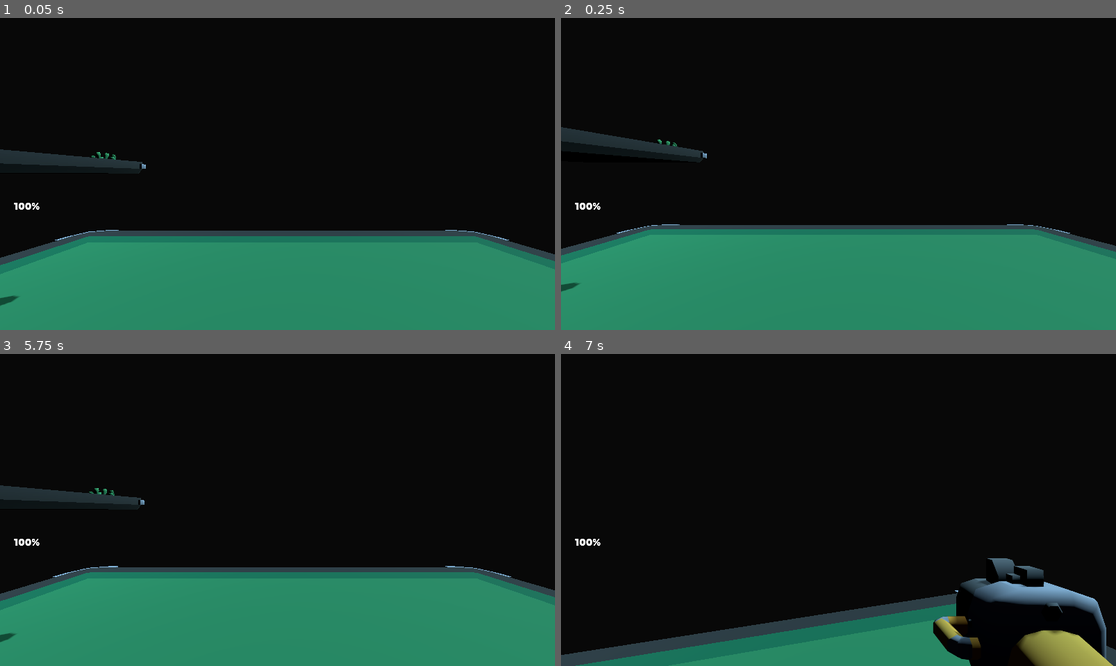
Above: before the commit, frames 1-4 (two rows, left to right).
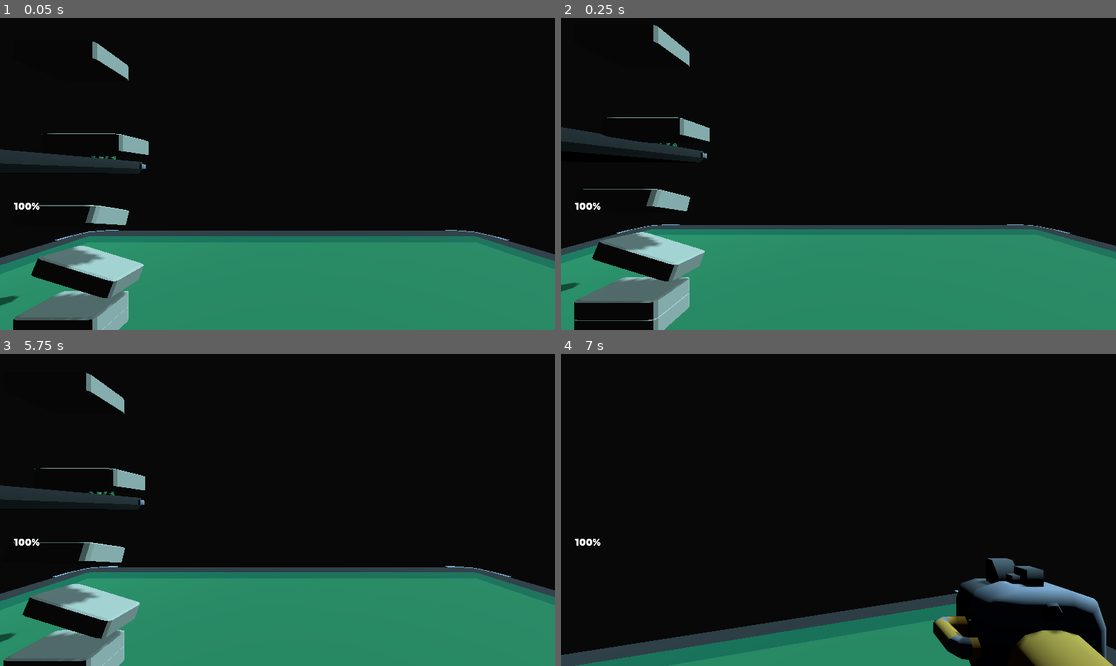
Above: after the commit, the same moments.

Repository: g-lippe/Kuiper-Miner
Game: Godot game, scene res://scenes/test_level.tscn
Same seed, same stepped clock (60 frames per second), same inputs: the game is played once before the commit and once after it.
Inputs (mouse positions are in pixels of both pictures, inside the frame that each line leads up to):
- Up to frame 1 (0.05 s): no input
- Up to frame 2 (0.25 s): no input
- Up to frame 3 (5.75 s): move the mouse to (305, 510) at 0.52 s; hold W (move_forward) from 0.53 s (still down); click (305, 510) at 0.6 s; tap Space (jump) at 0.77, 1.52, 3.02, 3.77, 4.25, 4.52 s; move the mouse to (249, 510) at 1.27 s; tap E (weapon_toggle) at 1.35, 2.85, 4.35 s; move the mouse to (288, 503) at 2.02 s; click (288, 503) at 2.1 s; move the mouse to (271, 516) at 2.77 s; tap Enter at 3.5 s; move the mouse to (316, 513) at 3.52 s; click (316, 513) at 3.6 s; move the mouse to (233, 506) at 4.27 s; move the mouse to (283, 510) at 5.02 s; click (283, 510) at 5.1 s
- Up to frame 4 (7 s): move the mouse to (816, 503) at 5.77 s; release W (move_forward) at 5.78 s; hold D (move_right) 5.78-6.53 s; tap E (weapon_toggle) at 5.85 s; tap Space (jump) at 6.02, 6.77 s; move the mouse to (866, 510) at 6.52 s; hold W (move_forward) from 6.53 s (still down); click (866, 510) at 6.6 s

The runs differ from the first frame. In frame 1, 5.3% of the frame differs, in the area x 2-27%, y 7-100%; in frame 2, 6.1%, in the area x 2-27%, y 2-100%; in frame 3, 5.4%; in frame 4, nothing differs.

Commit message:
Added Test Bars

Diff:
--- a/objects/impact.tscn
+++ b/objects/impact.tscn
@@ -39,6 +39,9 @@
 "speed": 30.0
 }]
 
+[sub_resource type="SphereShape3D" id="SphereShape3D_srcgr"]
+radius = 0.358416
+
 [node name="AnimatedSprite3D" type="AnimatedSprite3D"]
 cast_shadow = 0
 pixel_size = 0.0025
@@ -48,4 +51,10 @@
 animation = &"shot"
 script = ExtResource("2_k826h")
 
+[node name="Area3D" type="StaticBody3D" parent="."]
+collision_mask = 7
+
+[node name="CollisionShape3D" type="CollisionShape3D" parent="Area3D"]
+shape = SubResource("SphereShape3D_srcgr")
+
 [connection signal="animation_finished" from="." to="." method="_on_animation_finished"]
--- a/objects/player.gd
+++ b/objects/player.gd
@@ -22,6 +22,8 @@
 
 var health:int = 100
 var gravity := 0.0
+
+var push_force = 5.0
 
 var previously_floored := false
 
@@ -71,6 +73,12 @@
 	velocity = applied_velocity
 	move_and_slide()
 
+	# Handle Rigid Body Collisions
+	for i in get_slide_collision_count():
+		var c = get_slide_collision(i)
+		if c.get_collider() is RigidBody3D:
+			c.get_collider().apply_central_impulse(-c.get_normal() * push_force)
+
 	# Rotation
 
 	camera.rotation.z = lerp_angle(camera.rotation.z, -input_mouse.x * 25 * delta, delta * 5)
--- a/objects/player.tscn
+++ b/objects/player.tscn
@@ -13,6 +13,7 @@
 
 [node name="Player" type="CharacterBody3D"]
 transform = Transform3D(1, 0, 0, 0, 1, 0, 0, 0, 1, 0, 0.5, 0)
+collision_mask = 3
 script = ExtResource("1_ffboj")
 weapons = Array[Resource("res://scripts/weapon.gd")]([ExtResource("3_kr4p8"), ExtResource("2_6epbw")])
 
--- /dev/null
+++ b/objects/resource_bar.tscn
@@ -0,0 +1,18 @@
+[gd_scene load_steps=3 format=3 uid="uid://h4di7a2vgdwo"]
+
+[ext_resource type="PackedScene" uid="uid://w5xw1cua3s4c" path="res://models/bar.glb" id="1_ek1cm"]
+
+[sub_resource type="BoxShape3D" id="BoxShape3D_3mqo3"]
+size = Vector3(0.999149, 0.226212, 0.553772)
+
+[node name="ResourceBar" type="RigidBody3D"]
+collision_layer = 2
+collision_mask = 3
+mass = 2.0
+
+[node name="CollisionShape3D" type="CollisionShape3D" parent="."]
+transform = Transform3D(1, 0, 0, 0, 1, 0, 0, 0, 1, 3.62396e-05, 2.28882e-05, -9.15527e-05)
+shape = SubResource("BoxShape3D_3mqo3")
+
+[node name="bar" parent="." instance=ExtResource("1_ek1cm")]
+transform = Transform3D(0.5, 0, 0, 0, 0.5, 0, 0, 0, 0.5, 0, 0, 0)
--- /dev/null
+++ b/objects/test_cube.tscn
@@ -0,0 +1,14 @@
+[gd_scene load_steps=3 format=3 uid="uid://behy44fhibaag"]
+
+[sub_resource type="BoxShape3D" id="BoxShape3D_b875y"]
+
+[sub_resource type="BoxMesh" id="BoxMesh_p60lc"]
+
+[node name="TestCube" type="RigidBody3D"]
+mass = 50.0
+
+[node name="CollisionShape3D" type="CollisionShape3D" parent="."]
+shape = SubResource("BoxShape3D_b875y")
+
+[node name="MeshInstance3D" type="MeshInstance3D" parent="."]
+mesh = SubResource("BoxMesh_p60lc")
--- a/scenes/test_level.tscn
+++ b/scenes/test_level.tscn
@@ -7,6 +7,8 @@
 [ext_resource type="PackedScene" uid="uid://bbatuj5n3uyfb" path="res://objects/platform_extra_large_grass.tscn" id="5_20vkm"]
 [ext_resource type="Resource" uid="uid://bfmwig8vs2c8u" path="res://weapons/rock-blaster.tres" id="5_nlaru"]
 [ext_resource type="Resource" uid="uid://m5h6017yq0vw" path="res://weapons/hands.tres" id="6_evikw"]
+[ext_resource type="PackedScene" uid="uid://h4di7a2vgdwo" path="res://objects/resource_bar.tscn" id="8_xioaj"]
+[ext_resource type="PackedScene" uid="uid://behy44fhibaag" path="res://objects/test_cube.tscn" id="9_noyqn"]
 
 [sub_resource type="LabelSettings" id="LabelSettings_2abwv"]
 font = ExtResource("3_ti8fe")
@@ -71,3 +73,27 @@
 transform = Transform3D(1, 0, 0, 0, 1, 0, 0, 0, 1, 2.74374, -1.19397, 15.8387)
 
 [node name="platform-large-grass2" parent="Level" instance=ExtResource("5_20vkm")]
+
+[node name="ResourceBar" parent="." instance=ExtResource("8_xioaj")]
+transform = Transform3D(1, 0, 0, 0, 1, 0, 0, 0, 1, -3, 3, -3)
+
+[node name="Node3D" parent="." instance=ExtResource("9_noyqn")]
+transform = Transform3D(1, 0, 0, 0, 1, 0, 0, 0, 1, 2, 3, -1)
+
+[node name="ResourceBar2" parent="." instance=ExtResource("8_xioaj")]
+transform = Transform3D(0.955839, 0.29235, 0.0300464, -0.29389, 0.950831, 0.0977221, 0, -0.102237, 0.99476, -2.78616, 3.66376, -3.00984)
+
+[node name="ResourceBar3" parent="." instance=ExtResource("8_xioaj")]
+transform = Transform3D(1, 0, 0, 0, 1, 0, 0, 0, 1, -3, 3, -3)
+
+[node name="ResourceBar4" parent="." instance=ExtResource("8_xioaj")]
+transform = Transform3D(1, 0, 0, 0, 1, 0, 0, 0, 1, -3, 6.425, -3)
+
+[node name="ResourceBar5" parent="." instance=ExtResource("8_xioaj")]
+transform = Transform3D(1, 0, 0, 0, 0.951116, 0.308834, 0, -0.308834, 0.951116, -3, 4.3717, -3)
+
+[node name="ResourceBar6" parent="." instance=ExtResource("8_xioaj")]
+transform = Transform3D(1, 0, 0, 0, 1, 0, 0, 0, 1, -2.74291, 5.32515, -3.06135)
+
+[node name="Node3D2" parent="." instance=ExtResource("9_noyqn")]
+transform = Transform3D(1, 0, 0, 0, 1, 0, 0, 0, 1, 2.88643, 6.3452, -0.88807)
Binary file added: models/bar.glb
Not shown, added: models/bar.glb.import
Not shown: 1 places in objects/impact.tscn that only renumber resources
Not shown: 1 places in scenes/test_level.tscn that only renumber resources
